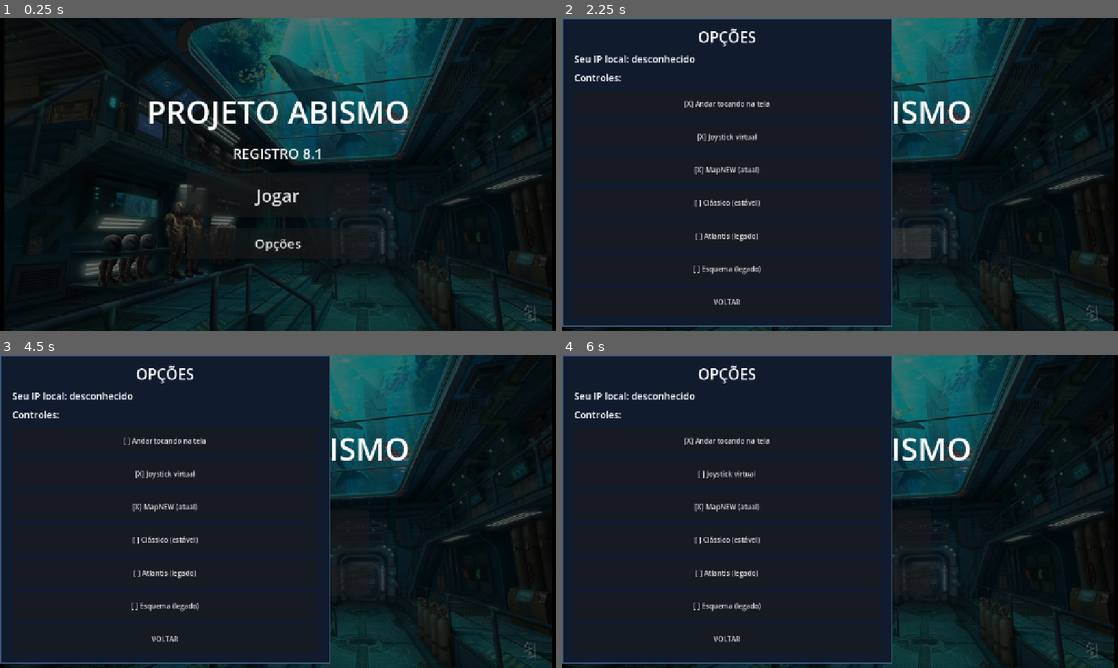
Above: before the commit, frames 1-4 (two rows, left to right).
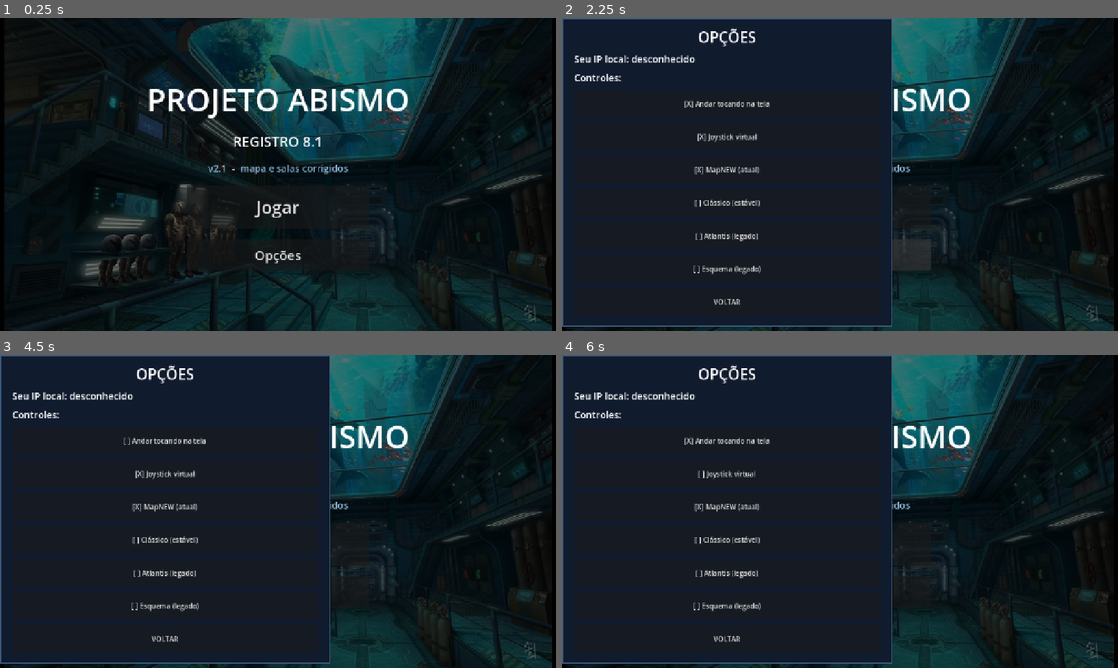
Above: after the commit, the same moments.

Repository: deeadly137/itinerario-spok
Game: Godot game, scene res://scenes/main.tscn
The game is run twice, just before and just after one commit, with the same random seed, the same clock (stepped at 60 frames per second) and the same inputs.
Inputs:
- Up to frame 1 (0.25 s): no input
- Up to frame 2 (2.25 s): click "Jogar" at 0.5 s; click "Jogar" at 1.25 s; click "Opções" at 2 s
- Up to frame 3 (4.5 s): click "[X] MapNEW (atual)" at 2.75 s; click "[X] MapNEW (atual)" at 3.5 s; click "[X] Andar tocando na tela" at 4.25 s
- Up to frame 4 (6 s): click "[ ] Andar tocando na tela" at 5 s; click "[X] Joystick virtual" at 5.75 s

The runs differ from the first frame. In frame 1, 4.1% of the frame differs, in the area x 26-74%, y 22-79%; in frame 2, 1.2%; in frame 3, 0.9%; in frame 4, 0.9%.

Commit message:
Mostra a versao (v2.1) no menu inicial para conferir a instalacao no celular

Diff:
--- a/godot/scripts/main.gd
+++ b/godot/scripts/main.gd
@@ -221,6 +221,12 @@
 	sub.horizontal_alignment = HORIZONTAL_ALIGNMENT_CENTER
 	sub.mouse_filter = Control.MOUSE_FILTER_IGNORE
 	vb.add_child(sub)
+	# Versao visivel: serve para conferir no celular se a instalacao pegou.
+	var ver := lbl("v2.1  -  mapa e salas corrigidos", 22)
+	ver.horizontal_alignment = HORIZONTAL_ALIGNMENT_CENTER
+	ver.add_theme_color_override("font_color", Color(0.55, 0.72, 0.85))
+	ver.mouse_filter = Control.MOUSE_FILTER_IGNORE
+	vb.add_child(ver)
 	var play := Button.new()
 	play.text = "Jogar"
 	play.custom_minimum_size = Vector2(420, 100)
